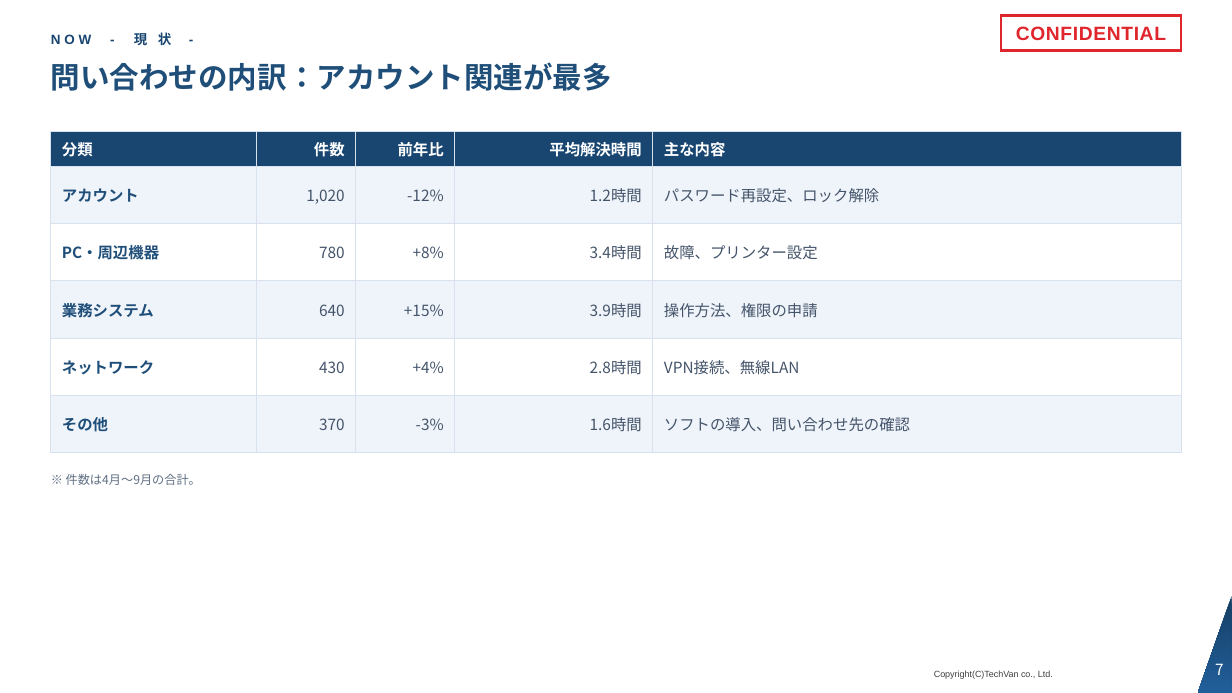
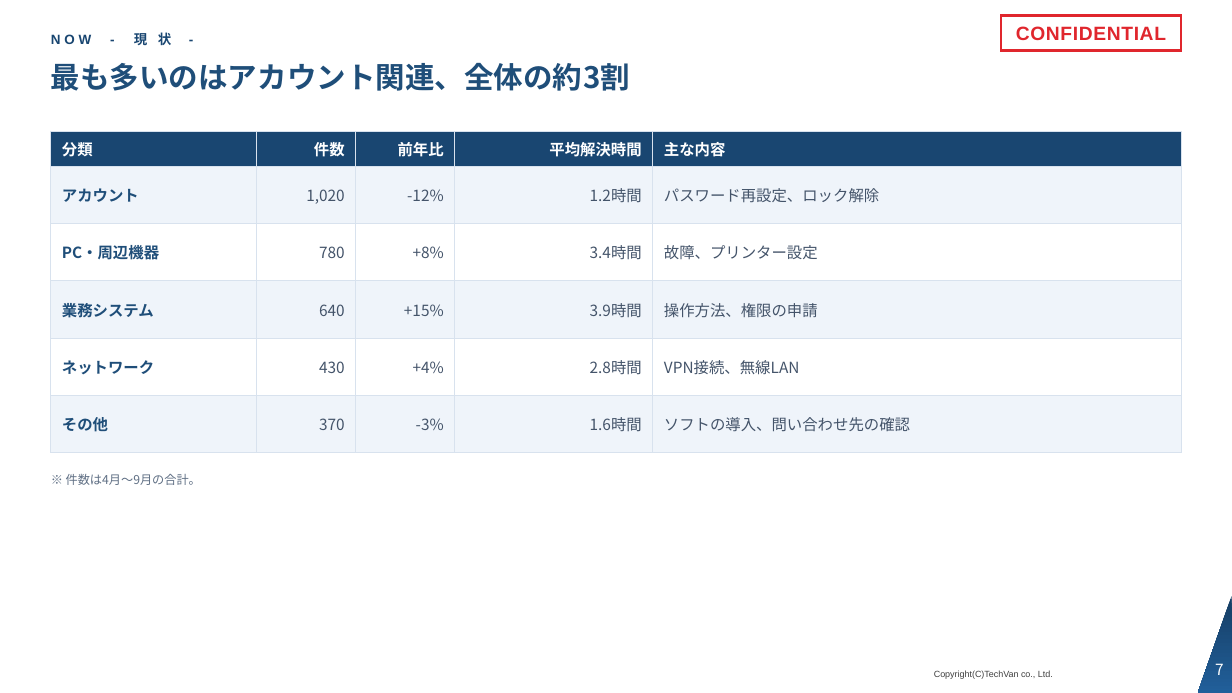
Before and after one commit to Kishi-Satoshi/slide-techvan-dist, a slide deck: slide 7 of plugins/slide-techvan/skills/slide-techvan/examples/catalog-techvan.pptx. Drawn at 1232x693 pixels with LibreOffice and Linux fonts; fonts in the diff are those of the drawing; background and template pictures are left out. Boxes give left, top, right and bottom in pixels: in the first picture for what was removed or moved away, otherwise in the second. Text is boxed around its words. In the diff, an @@ line names an element or a change of style, - is before the commit and + after.

```diff
--- a/plugins/slide-techvan/skills/slide-techvan/examples/catalog-techvan.pptx
+++ b/plugins/slide-techvan/skills/slide-techvan/examples/catalog-techvan.pptx
@@ title at bbox=[51, 63, 630, 91]: text changed @@
-問い合わせの内訳：アカウント関連が最多
+最も多いのはアカウント関連、全体の約3割
```
Also in this commit, not shown: 16 other slides changed, 12 other files.
